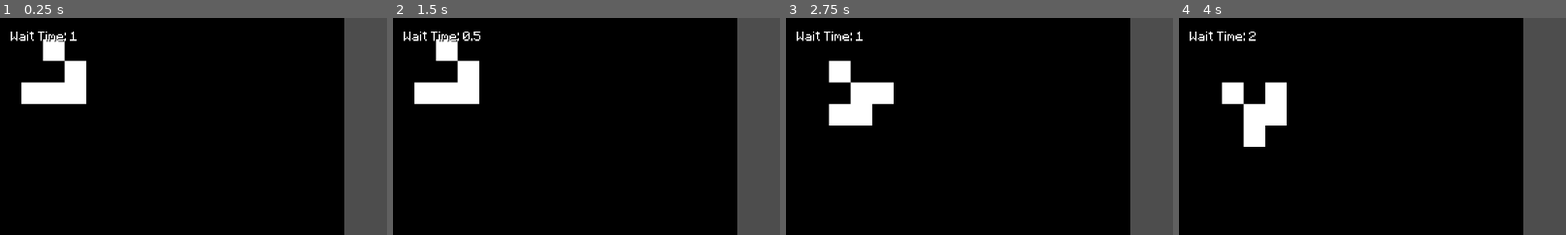
Above: before the commit, frames 1-4 (left to right).
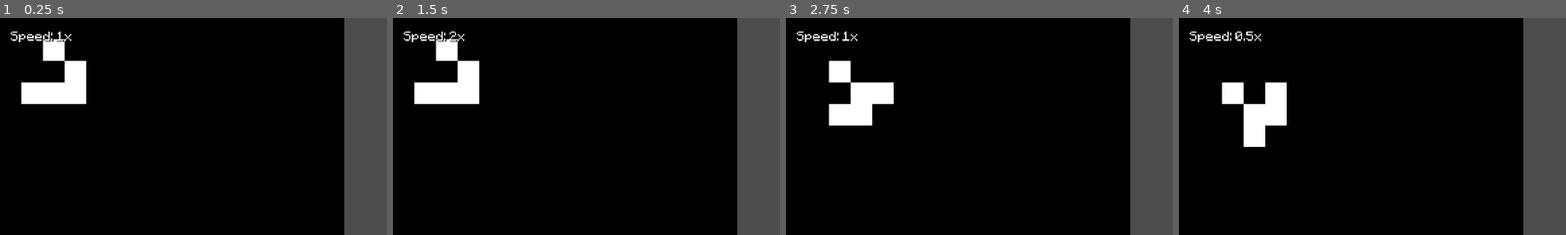
Above: after the commit, the same moments.

Repository: javier-adrian/GOL-GDS
Game: Godot game, scene res://main.tscn
The game is run twice, just before and just after one commit, with the same random seed, the same clock (stepped at 60 frames per second) and the same inputs.
Inputs (mouse positions are % of the whole screen's width and height, from its top left):
- Up to frame 1 (0.25 s): no input
- Up to frame 2 (1.5 s): tap Enter (commit) at 0.5 s; move the mouse to (72, 45) at 0.52 s; tap = (faster) at 0.6 s; tap Middle mouse button (pan) at 0.8, 1.35 s; tap Space (play) at 1.25 s; move the mouse to (30, 55) at 1.27 s
- Up to frame 3 (2.75 s): tap - (slower) at 1.55, 2.1 s; move the mouse to (60, 28) at 2.02 s; tap = (faster) at 2.3 s
- Up to frame 4 (4 s): tap Enter (commit) at 2.75, 3.6 s; move the mouse to (45, 70) at 2.77 s; click (45, 70) at 2.85 s; tap Middle mouse button (pan) at 3.05 s; move the mouse to (80, 65) at 3.52 s; tap - (slower) at 3.8 s
The pictures show only the part of the screen within x 0-50%, y 0-50%; the shares and areas given below are measured in that part.

The runs differ from the first frame. In frame 1, 0.4% of the frame differs, in the area x 2-20%, y 6-12%; in frame 2, 0.5%, in the area x 2-23%, y 6-12%; in frame 3, 0.4%; in frame 4, 0.4%.

Commit message:
change wait time info to speed

Diff:
--- a/main.gd
+++ b/main.gd
@@ -16,10 +16,10 @@
 func _input(event):
 	if Input.is_action_just_released("faster"):
 		timer.wait_time /= 2
-		viewer.change_speed(timer.wait_time / 0.5)
+		viewer.change_speed(1 / (timer.wait_time / 0.5))
 	if Input.is_action_just_released("slower"):
 		timer.wait_time *= 2
-		viewer.change_speed(timer.wait_time / 0.5)
+		viewer.change_speed(1 / (timer.wait_time / 0.5))
 
 	if Input.is_action_just_released("play"):
 		playing = !playing
--- a/viewer.gd
+++ b/viewer.gd
@@ -4,7 +4,7 @@
 var mouse_offset = Vector2.ZERO
 
 func change_speed(speed: float):
-	$UserInterface/MarginContainer/VBoxContainer/Speed.text = "Wait Time: " + str(speed)
+	$UserInterface/MarginContainer/VBoxContainer/Speed.text = "Speed: " + str(speed) + "x"
 
 
 func _input(event):
@@ -21,6 +21,3 @@
 
 	if pan_mode:
 		position -= get_global_mouse_position() - mouse_offset
-
-##TODO
-## change pan mode from shift to middle mouse button
